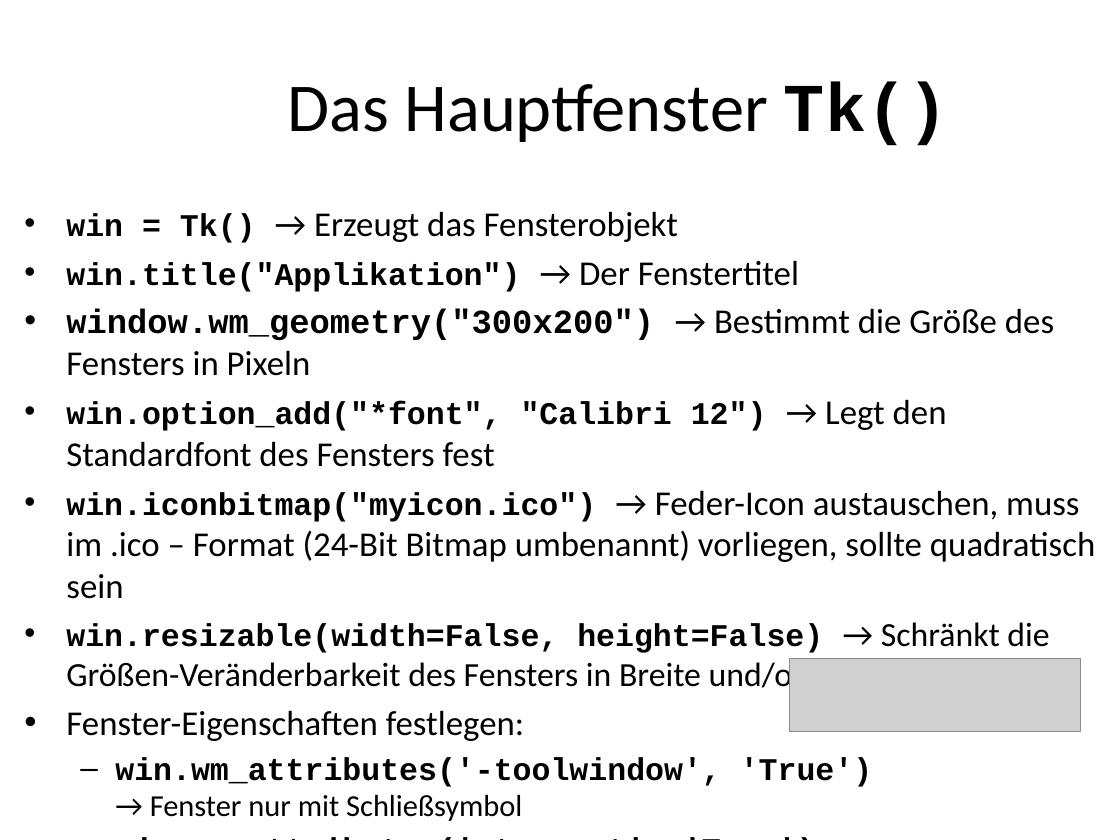
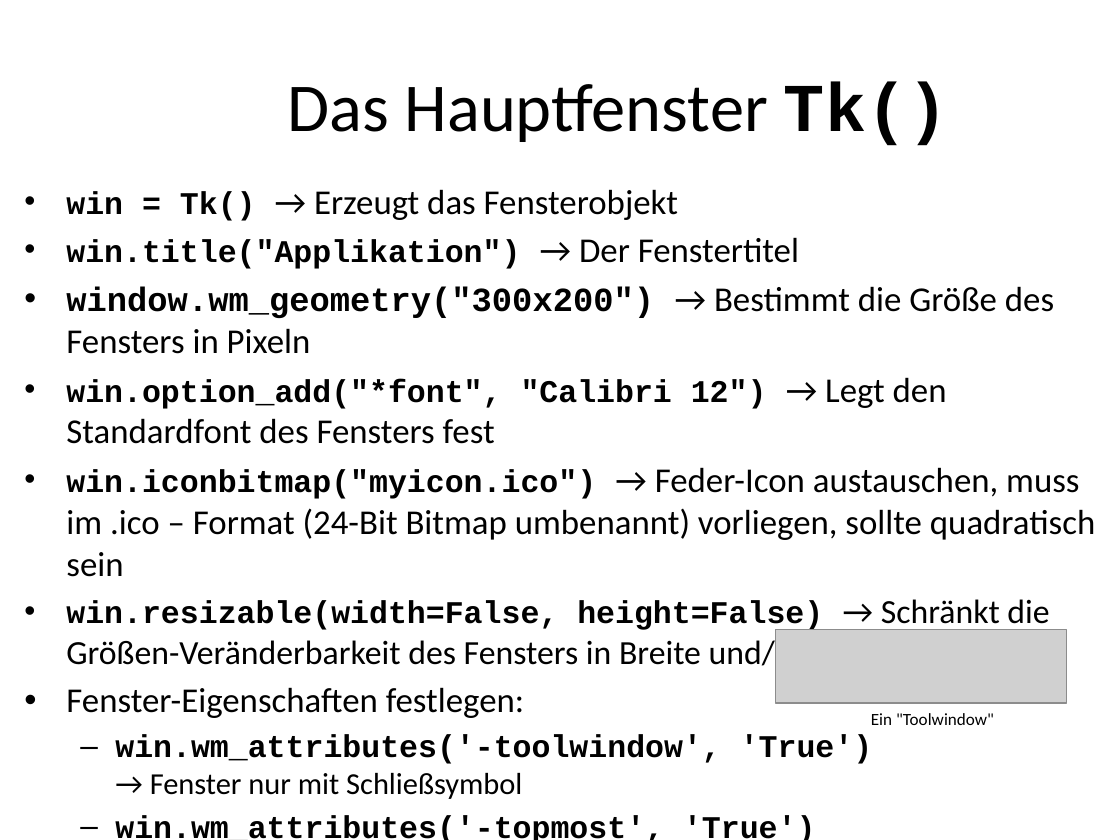
Before and after one commit to MickyRoth/Presentations, a slide deck: slide 9 of Python3 GUI mit Tkinter.pptx. Drawn at 1120x840 pixels with LibreOffice and Linux fonts; fonts in the diff are those of the drawing; grey boxes stand for pictures; background and template pictures are left out. Boxes give left, top, right and bottom in pixels: in the first picture for what was removed or moved away, otherwise in the second. Text is boxed around its words. In the diff, an @@ line names an element or a change of style, - is before the commit and + after.

```diff
--- a/Python3 GUI mit Tkinter.pptx
+++ b/Python3 GUI mit Tkinter.pptx
@@ text "win = Tk() → Erzeugt ..." rewrapped from (66, 211, 1095, 821) to (66, 189, 1095, 840) @@
@@ picture: place and size @@
-picture at (790, 659, 1081, 732)
+picture at (776, 629, 1067, 703)
@@ text added at (871, 713, 994, 725), 11 pt, text #000000 @@
+Ein "Toolwindow"
```
Also in this commit, not shown: 1 other slide changed.
